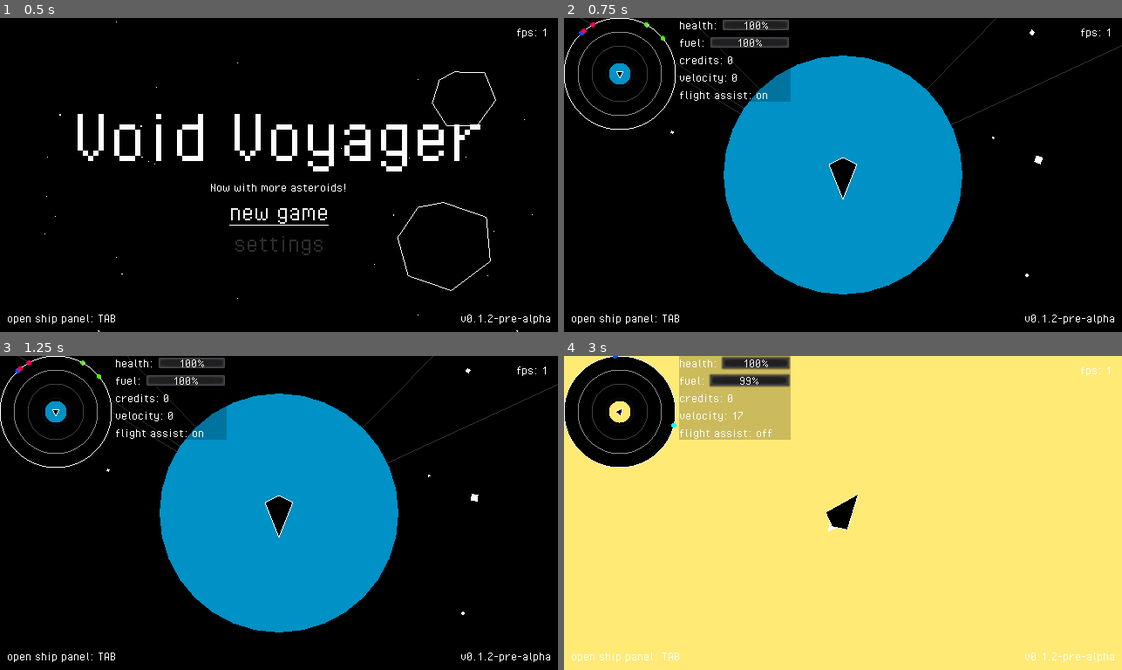
Above: before the commit, frames 1-4 (two rows, left to right).
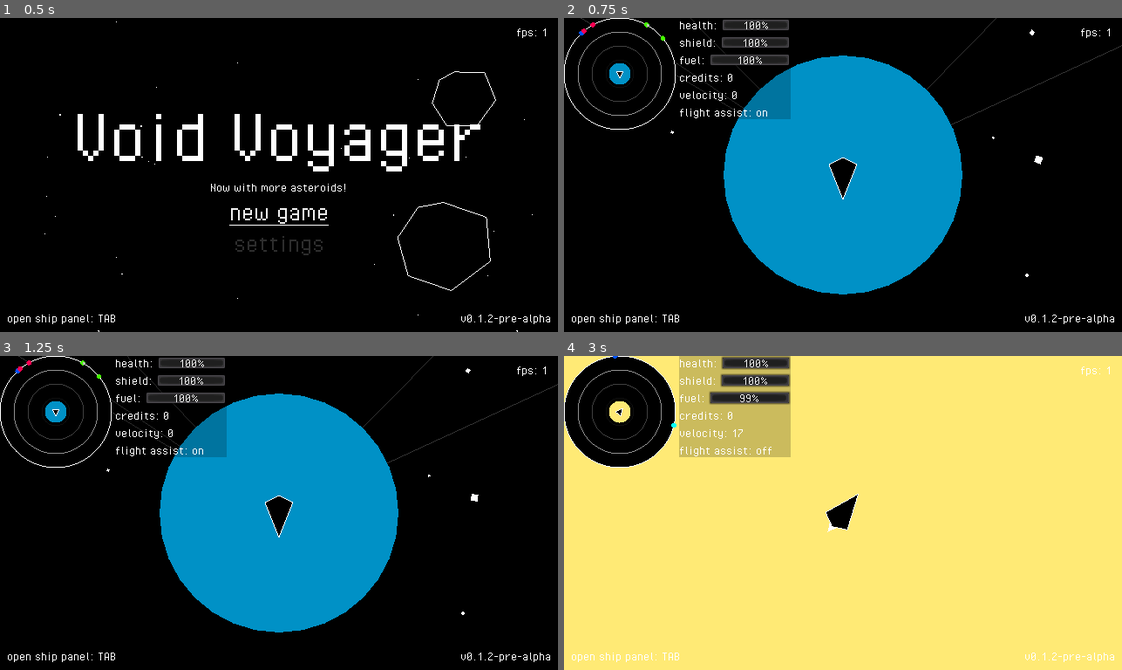
Above: after the commit, the same moments.

Repository: fossqueen/void-voyager-old
Game: Godot game, scene res://main.tscn
The game is run twice, just before and just after one commit, with the same random seed, the same clock (stepped at 60 frames per second) and the same inputs.
Inputs (mouse positions are in pixels of both pictures, inside the frame that each line leads up to):
- Up to frame 1 (0.5 s): no input
- Up to frame 2 (0.75 s): click "new game" at 0.5 s
- Up to frame 3 (1.25 s): no input
- Up to frame 4 (3 s): move the mouse to (843, 513) at 1.27 s; hold W (thrust) 1.28-2.03 s; click (843, 513) at 1.35 s; move the mouse to (731, 528) at 2.02 s; tap Space (flight_assist) at 2.1 s; move the mouse to (898, 443) at 2.77 s; hold W (thrust) from 2.78 s (still down); tap J (hyperspace) at 2.85 s

Frame 1 is identical in both runs. In frame 2, 1.4% of the frame differs, in the area x 20-41%, y 6-33%; in frame 3, 1.4%; in frame 4, 2.2%, in the area x 20-41%, y 5-33%.

Commit message:
Added Player Shield and dampened damage dealt to player

Diff:
--- a/player/player.gd
+++ b/player/player.gd
@@ -96,7 +96,14 @@
 
 
 func damage(amount: float) -> void:
-	ship.health -= (amount / 10)
+	if ship.shield > 0:
+		ship.shield -= (amount / 10000)
+		$Shield/AnimationPlayer.play("pulse")
+		if ship.shield < 0:
+			ship.health -= (ship.shield * -1)
+			ship.shield = 0
+	else:
+		ship.health -= (amount / 10000)
 	if ship.health <= 0:
 		destroy()
 
--- a/player/player.tscn
+++ b/player/player.tscn
@@ -9,6 +9,7 @@
 [ext_resource path="res://ships/modules/mining-laser.tscn" type="PackedScene" id=7]
 [ext_resource path="res://ships/animations/thrust.tres" type="Animation" id=8]
 [ext_resource path="res://ships/animations/idle.tres" type="Animation" id=9]
+[ext_resource path="res://ships/modules/shield.tscn" type="PackedScene" id=10]
 
 [sub_resource type="CircleShape2D" id=3]
 radius = 4000.0
@@ -30,6 +31,9 @@
 
 [node name="MiningLaser" parent="." instance=ExtResource( 7 )]
 show_behind_parent = true
+
+[node name="Shield" parent="." instance=ExtResource( 10 )]
+visible = false
 
 [node name="Animations" type="Node2D" parent="."]
 show_behind_parent = true
--- /dev/null
+++ b/ships/modules/shield.gd
@@ -0,0 +1,43 @@
+extends Node2D
+
+var center: Vector2 = Vector2(0, 0)
+var radius: float = 50
+var start_angle: float = 0
+var end_angle: float = deg2rad(360)
+var point_count: int = 16
+var color: Color = Color.cyan
+var width: int = 1
+var antialiased: bool = false
+
+var recharging: bool = false
+
+
+func _draw():
+	draw_circle(center, radius, Color(0, 1, 1, 0.2))
+	draw_arc(center, radius, start_angle, end_angle, point_count, color, width, antialiased)
+
+
+func _ready():
+	$AnimationPlayer.play("idle")
+
+
+func _process(_delta):
+	if recharging:
+		Global.player.ship.shield += 1
+		if Global.player.ship.shield >= 100:
+			Global.player.ship.shield = 100
+			recharging = false
+
+
+func _on_AnimationPlayer_animation_finished(anim_name):
+	if anim_name == "pulse":
+		$AnimationPlayer.play("idle")
+
+
+func _on_AnimationPlayer_animation_started(anim_name):
+	if anim_name == "idle":
+		$Timer.start()
+
+
+func _on_Timer_timeout():
+	recharging = true
--- /dev/null
+++ b/ships/modules/shield.tscn
@@ -0,0 +1,62 @@
+[gd_scene load_steps=4 format=2]
+
+[ext_resource path="res://ships/modules/shield.gd" type="Script" id=1]
+
+[sub_resource type="Animation" id=1]
+resource_name = "idle"
+tracks/0/type = "value"
+tracks/0/path = NodePath(".:visible")
+tracks/0/interp = 1
+tracks/0/loop_wrap = true
+tracks/0/imported = false
+tracks/0/enabled = true
+tracks/0/keys = {
+"times": PoolRealArray( 0 ),
+"transitions": PoolRealArray( 1 ),
+"update": 1,
+"values": [ false ]
+}
+
+[sub_resource type="Animation" id=2]
+resource_name = "pulse"
+step = 0.15
+tracks/0/type = "value"
+tracks/0/path = NodePath(".:visible")
+tracks/0/interp = 1
+tracks/0/loop_wrap = true
+tracks/0/imported = false
+tracks/0/enabled = true
+tracks/0/keys = {
+"times": PoolRealArray( 0 ),
+"transitions": PoolRealArray( 1 ),
+"update": 1,
+"values": [ true ]
+}
+tracks/1/type = "value"
+tracks/1/path = NodePath(".:modulate")
+tracks/1/interp = 1
+tracks/1/loop_wrap = true
+tracks/1/imported = false
+tracks/1/enabled = true
+tracks/1/keys = {
+"times": PoolRealArray( 0, 0.25, 0.5, 0.75, 1 ),
+"transitions": PoolRealArray( 1, 1, 1, 1, 1 ),
+"update": 0,
+"values": [ Color( 1, 1, 1, 0 ), Color( 1, 1, 1, 1 ), Color( 1, 1, 1, 0 ), Color( 1, 1, 1, 1 ), Color( 1, 1, 1, 0 ) ]
+}
+
+[node name="Shield" type="Node2D"]
+modulate = Color( 1, 1, 1, 0 )
+script = ExtResource( 1 )
+
+[node name="AnimationPlayer" type="AnimationPlayer" parent="."]
+anims/idle = SubResource( 1 )
+anims/pulse = SubResource( 2 )
+
+[node name="Timer" type="Timer" parent="."]
+wait_time = 3.0
+one_shot = true
+
+[connection signal="animation_finished" from="AnimationPlayer" to="." method="_on_AnimationPlayer_animation_finished"]
+[connection signal="animation_started" from="AnimationPlayer" to="." method="_on_AnimationPlayer_animation_started"]
+[connection signal="timeout" from="Timer" to="." method="_on_Timer_timeout"]
--- a/ui/player-stats/player-stats.gd
+++ b/ui/player-stats/player-stats.gd
@@ -8,6 +8,7 @@
 func _process(_delta):
 	$List/Credits.text = "credits: %s" % Global.save.player.credits
 	$List/Health/ProgressBar.value = player.ship.health
+	$List/Shield/ProgressBar.value = player.ship.shield
 	$List/Fuel/ProgressBar.value = player.ship.fuel
 	$List/Velocity.text = "velocity: %d" % player.linear_velocity.length()
 	$List/FlightAssist.text = "flight assist: on" if player.flight_assist else "flight assist: off"
--- a/ui/player-stats/player-stats.tscn
+++ b/ui/player-stats/player-stats.tscn
@@ -13,7 +13,7 @@
 
 [node name="List" type="VBoxContainer" parent="."]
 margin_right = 128.0
-margin_bottom = 86.0
+margin_bottom = 104.0
 size_flags_vertical = 9
 
 [node name="Health" type="HBoxContainer" parent="List"]
@@ -32,10 +32,27 @@
 margin_bottom = 14.0
 size_flags_horizontal = 3
 
-[node name="Fuel" type="HBoxContainer" parent="List"]
+[node name="Shield" type="HBoxContainer" parent="List"]
 margin_top = 18.0
 margin_right = 128.0
 margin_bottom = 32.0
+
+[node name="Label" type="Label" parent="List/Shield"]
+margin_right = 43.0
+margin_bottom = 14.0
+size_flags_horizontal = 5
+text = "shield:"
+
+[node name="ProgressBar" type="ProgressBar" parent="List/Shield"]
+margin_left = 47.0
+margin_right = 128.0
+margin_bottom = 14.0
+size_flags_horizontal = 3
+
+[node name="Fuel" type="HBoxContainer" parent="List"]
+margin_top = 36.0
+margin_right = 128.0
+margin_bottom = 50.0
 
 [node name="Label" type="Label" parent="List/Fuel"]
 margin_right = 28.0
@@ -50,23 +67,23 @@
 size_flags_horizontal = 3
 
 [node name="Credits" type="Label" parent="List"]
-margin_top = 36.0
-margin_right = 128.0
-margin_bottom = 50.0
-
-[node name="Velocity" type="Label" parent="List"]
 margin_top = 54.0
 margin_right = 128.0
 margin_bottom = 68.0
 
-[node name="FlightAssist" type="Label" parent="List"]
+[node name="Velocity" type="Label" parent="List"]
 margin_top = 72.0
 margin_right = 128.0
 margin_bottom = 86.0
 
+[node name="FlightAssist" type="Label" parent="List"]
+margin_top = 90.0
+margin_right = 128.0
+margin_bottom = 104.0
+
 [node name="Panel" type="Panel" parent="."]
 show_behind_parent = true
 margin_right = 128.0
-margin_bottom = 86.0
+margin_bottom = 104.0
 size_flags_vertical = 9
 custom_styles/panel = SubResource( 1 )
Not shown: 1 places in player/player.tscn that only renumber resources
